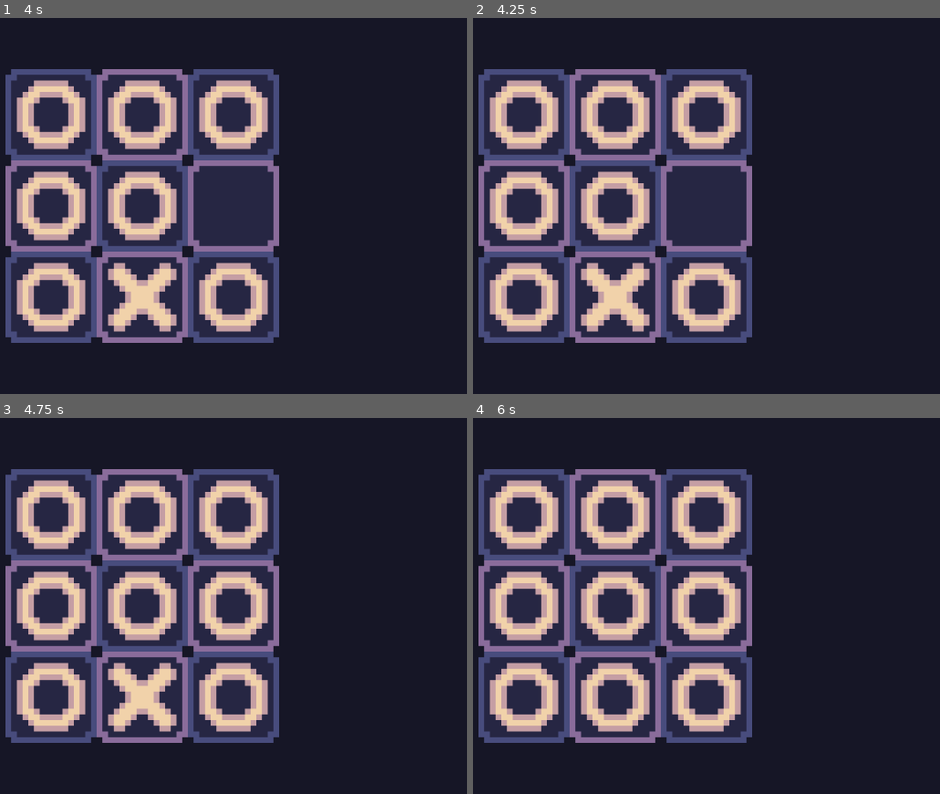
Above: before the commit, frames 1-4 (two rows, left to right).
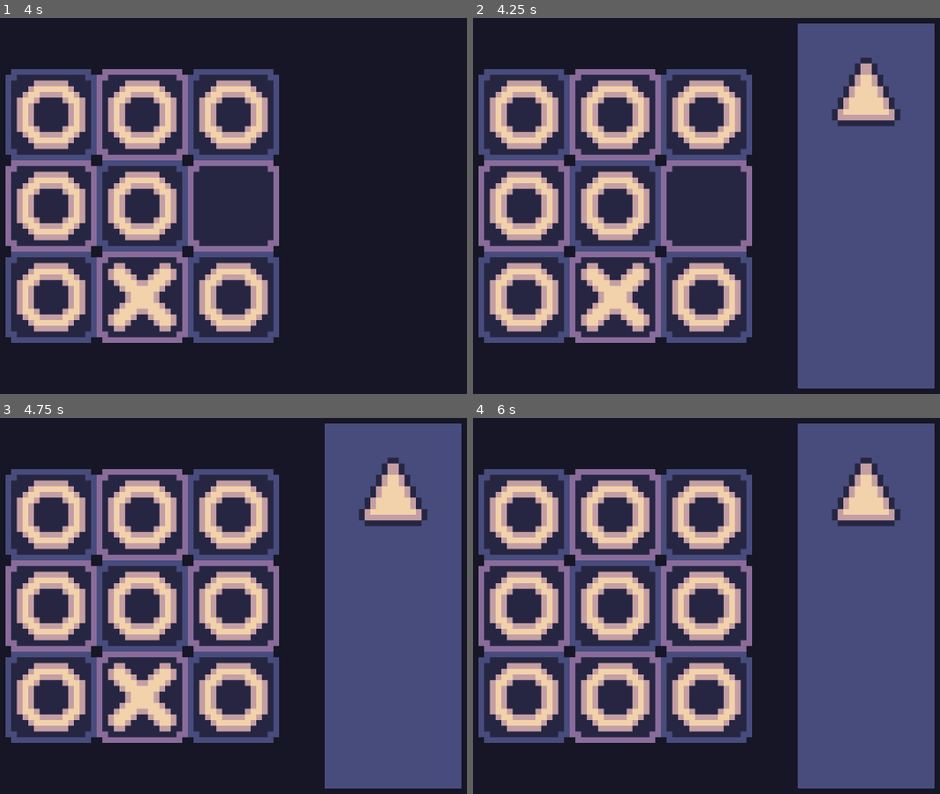
Above: after the commit, the same moments.

Repository: CasualShrub/TacTic
Game: Godot game, scene res://Scenes/DefaultScene.tscn
The game is run twice, just before and just after one commit, with the same random seed, the same clock (stepped at 60 frames per second) and the same inputs.
Inputs (mouse positions are in pixels of both pictures, inside the frame that each line leads up to):
- Up to frame 1 (4 s): tap Enter at 0.5, 2, 3.5 s; move the mouse to (51, 115) at 0.52 s; click (51, 115) at 0.6 s; tap Space at 1.25, 2.75 s; move the mouse to (140, 115) at 1.27 s; click (140, 115) at 1.35 s; move the mouse to (233, 115) at 2.02 s; click (233, 115) at 2.1 s; move the mouse to (51, 206) at 2.77 s; click (51, 206) at 2.85 s; move the mouse to (140, 206) at 3.52 s; click (140, 206) at 3.6 s
- Up to frame 2 (4.25 s): tap M (menu, bound only after the commit) at 4.15 s
- Up to frame 3 (4.75 s): move the mouse to (233, 606) at 4.27 s; click (233, 606) at 4.35 s
- Up to frame 4 (6 s): tap Space at 5 s; move the mouse to (524, 696) at 5.02 s; click (524, 696) at 5.1 s; move the mouse to (613, 696) at 5.77 s; click (613, 696) at 5.85 s

Frame 1 is identical in both runs. In frame 2, 28% of the frame differs, in the area x 69-99%, y 1-99%; in frame 3, 28%; in frame 4, 28%.

Commit message:
Added Menu CanvasLayer
Activated by pressing "M" on the keyboard

Diff:
--- a/TacTic/Scenes/DefaultScene.tscn
+++ b/TacTic/Scenes/DefaultScene.tscn
@@ -1,7 +1,8 @@
-[gd_scene load_steps=3 format=2]
+[gd_scene load_steps=4 format=2]
 
 [ext_resource path="res://Scenes/TileGrid.tscn" type="PackedScene" id=1]
 [ext_resource path="res://Scripts/DefaultScene.gd" type="Script" id=2]
+[ext_resource path="res://Scenes/Menu.tscn" type="PackedScene" id=3]
 
 [node name="DefaultScene" type="Node2D"]
 scale = Vector2( 8, 8 )
@@ -16,4 +17,7 @@
 [node name="TileGrid" parent="." instance=ExtResource( 1 )]
 position = Vector2( 40, 16 )
 
+[node name="Menu" parent="." instance=ExtResource( 3 )]
+visible = false
+
 [editable path="TileGrid"]
--- /dev/null
+++ b/TacTic/Scenes/Menu.tscn
@@ -0,0 +1,32 @@
+[gd_scene load_steps=5 format=2]
+
+[ext_resource path="res://Art/Shapes.png" type="Texture" id=1]
+[ext_resource path="res://Scripts/Menu.gd" type="Script" id=2]
+
+[sub_resource type="AtlasTexture" id=1]
+atlas = ExtResource( 1 )
+region = Rect2( 48, 0, 16, 16 )
+
+[sub_resource type="SpriteFrames" id=2]
+animations = [ {
+"frames": [ SubResource( 1 ) ],
+"loop": true,
+"name": "default",
+"speed": 5.0
+} ]
+
+[node name="CanvasLayer" type="CanvasLayer"]
+scale = Vector2( 8, 8 )
+transform = Transform2D( 8, 0, 0, 8, 0, 0 )
+script = ExtResource( 2 )
+
+[node name="ColorRect" type="ColorRect" parent="."]
+margin_left = 96.0
+margin_top = 8.0
+margin_right = 120.0
+margin_bottom = 72.0
+color = Color( 0.286275, 0.301961, 0.494118, 1 )
+
+[node name="AnimatedSprite" type="AnimatedSprite" parent="."]
+position = Vector2( 108, 20 )
+frames = SubResource( 2 )
--- a/TacTic/Scripts/DefaultScene.gd
+++ b/TacTic/Scripts/DefaultScene.gd
@@ -10,3 +10,7 @@
 
 func on_shape_added(shape):
 	print("ADDED SHAPE " + shape)
+
+func _input(event):
+	if event.is_action_pressed("menu"):
+		$Menu.visible = !$Menu.visible
--- /dev/null
+++ b/TacTic/Scripts/Menu.gd
@@ -0,0 +1,4 @@
+extends CanvasLayer
+
+func _ready():
+	pass
--- a/TacTic/project.godot
+++ b/TacTic/project.godot
@@ -29,6 +29,11 @@
 "events": [ Object(InputEventMouseButton,"resource_local_to_scene":false,"resource_name":"","device":-1,"alt":false,"sh …(213 unchanged characters)…
  ]
 }
+menu={
+"deadzone": 0.5,
+"events": [ Object(InputEventKey,"resource_local_to_scene":false,"resource_name":"","device":0,"alt":false,"shift":false,"control":false,"meta":false,"command":false,"pressed":false,"scancode":0,"physical_scancode":77,"unicode":0,"echo":false,"script":null)
+ ]
+}
 
 [physics]
 
